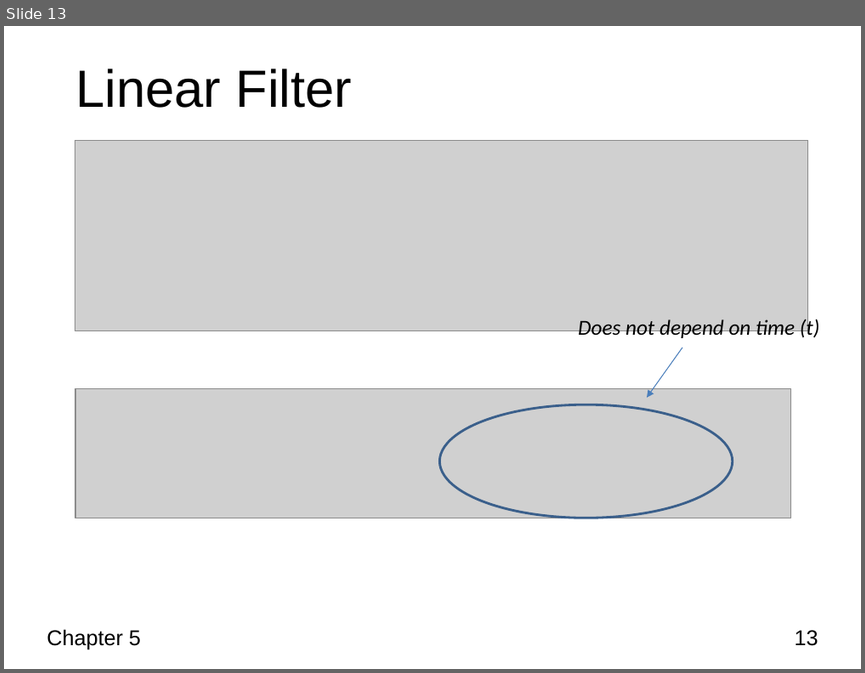
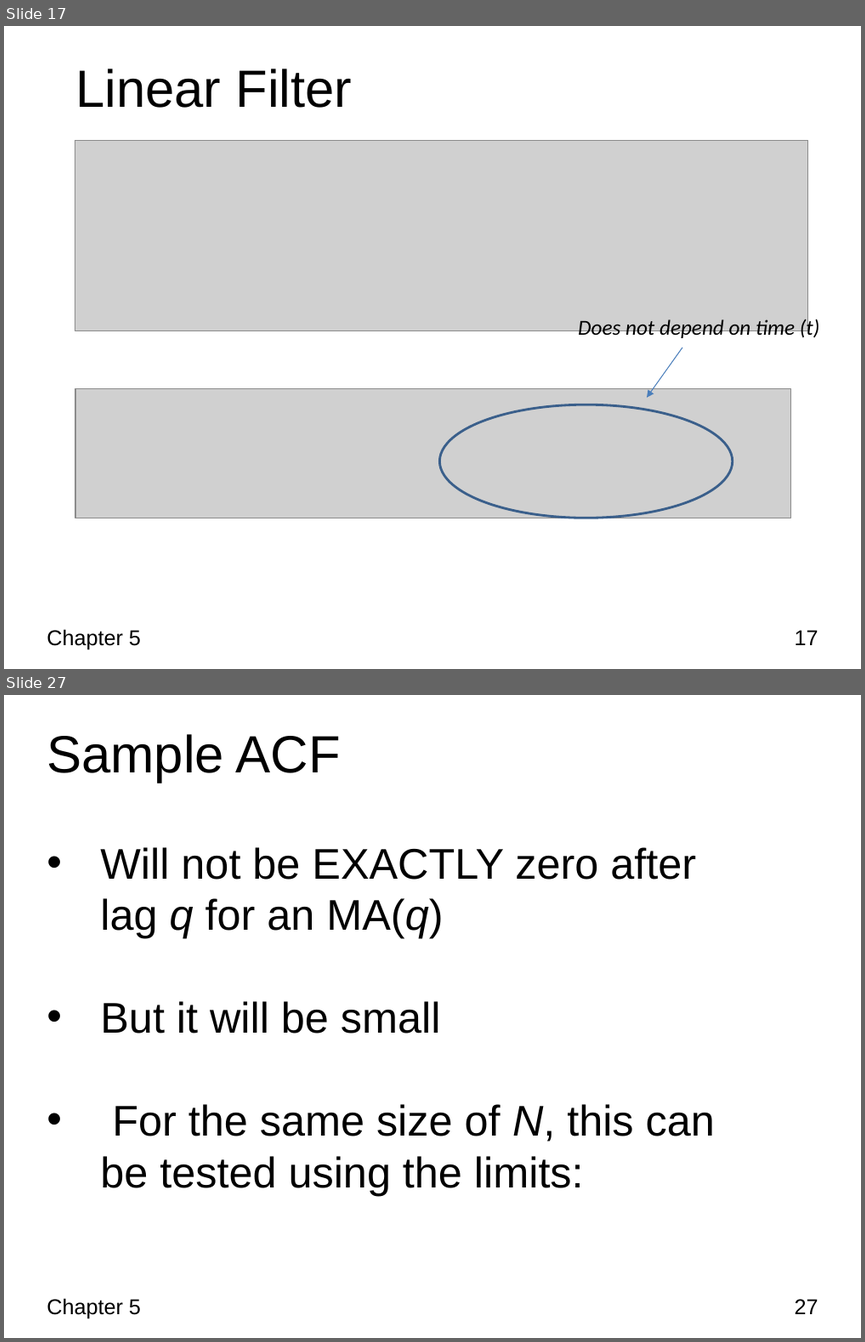
Before and after one commit to kefuzhu/University-of-Rochester, a slide deck: DSC475/Lecture-Slides/Chapter5_ARMA_Part1.pptx. Shown one above the other, each under a label of ours: slide 13 before the commit, slides 17 and 27 after it; the slides between them are not shown. The pictures are 865x673 and 865x1342 pixels, drawn with LibreOffice and Linux fonts; fonts in the diff are those of the drawing; grey boxes stand for pictures; background and template pictures are left out. Boxes give left, top, right and bottom in pixels: in the first picture for what was removed or moved away, otherwise in the second. Text is boxed around its words. In the diff, an @@ line names an element or a change of style, - is before the commit and + after.

```diff
--- a/DSC475/Lecture-Slides/Chapter5_ARMA_Part1.pptx
+++ b/DSC475/Lecture-Slides/Chapter5_ARMA_Part1.pptx
@@ slide 27 added at (4,695,861,1338), background #FFFFFF @@
@@ title added at (46,734,341,783), 44 pt, text #000000 @@
+Sample ACF
@@ text added at (100,847,715,1195), 36 pt, text #000000 @@
+• Will not be EXACTLY zero after lag q for an MA(q)
+• But it will be small
+• For the same size of N, this can be tested using the limits:
@@ text added at (46,1298,141,1318), 18 pt, text #000000 @@
+Chapter 5
@@ page number added at (794,1299,818,1314), 18 pt, text #000000 @@
+27
@@ what was slide 13 is now slide 17 @@
@@ page number at (794,630,818,645): text changed @@
-13
+17
```
Also in this commit, not shown: 12 slides changed, 14 other slides added, 1 slide removed, 1 other file.
